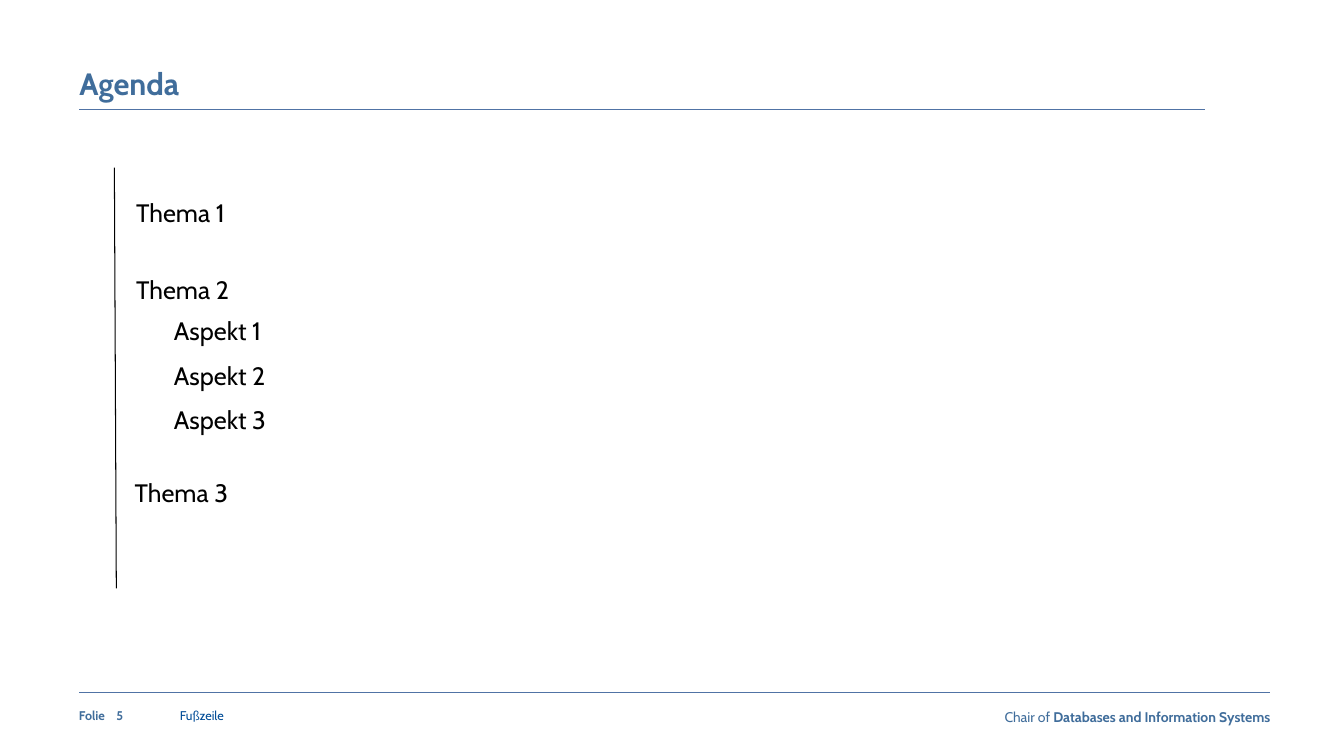
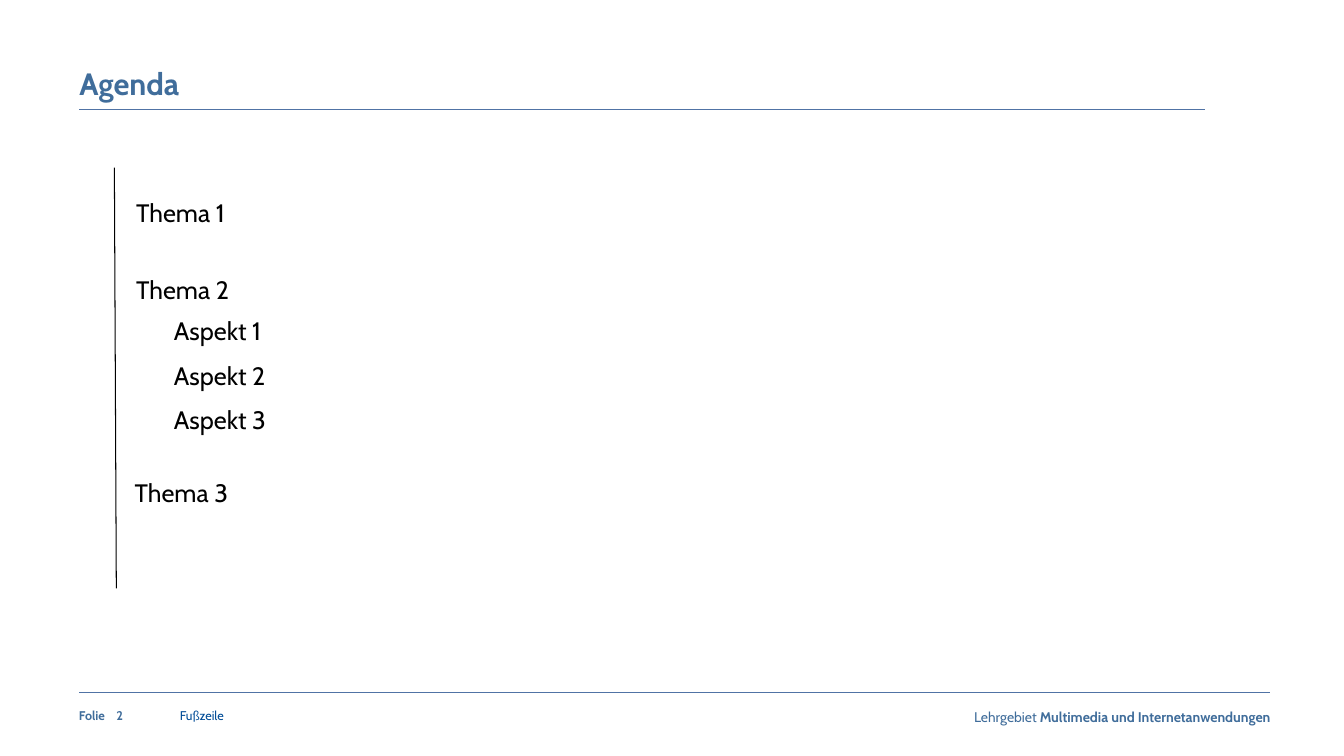
Before and after one commit to claraja/NLP_63458_WS22, a slide deck: slide 2 of Praesentation/dbis_gruen_blau.pptx (slide 5 before the commit). Drawn at 1344x756 pixels with LibreOffice and Linux fonts; fonts in the diff are those of the drawing; background and template pictures are left out. Boxes give left, top, right and bottom in pixels: in the first picture for what was removed or moved away, otherwise in the second. Text is boxed around its words. In the diff, an @@ line names an element or a change of style, - is before the commit and + after.

```diff
--- a/Praesentation/dbis_gruen_blau.pptx
+++ b/Praesentation/dbis_gruen_blau.pptx
@@ page number at bbox=[116, 711, 123, 720]: text changed @@
-5
+2
@@ text at bbox=[974, 711, 1271, 726]: text changed @@
-Chair of Databases and Information Systems
+Lehrgebiet Multimedia und Internetanwendungen
```
Also in this commit, not shown: 3 other slides changed, 1 slide added, 4 slides removed, 27 other files.
